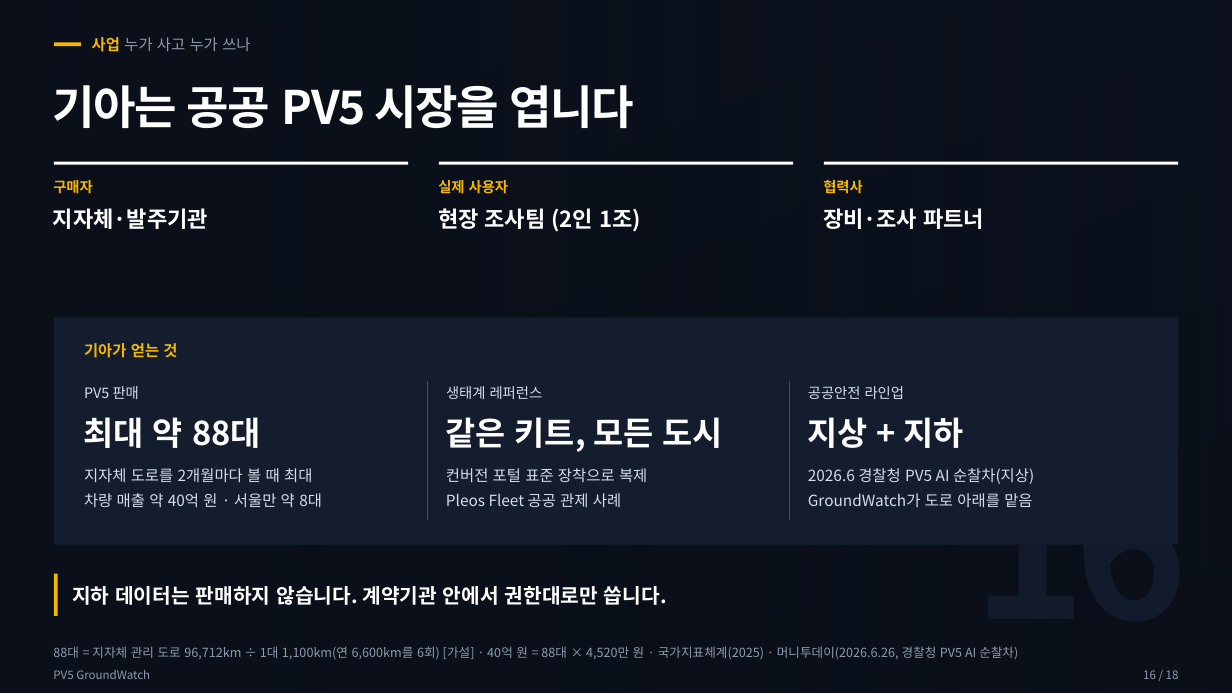
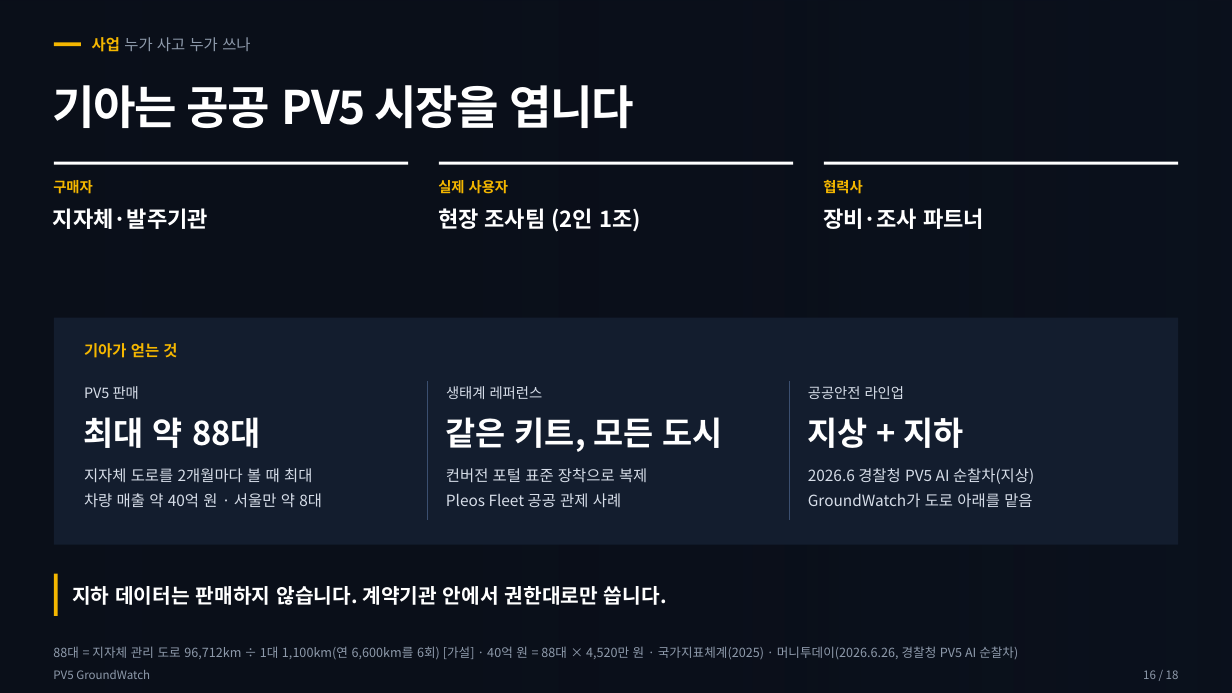
Before and after one commit to woojin-choe/pv5-hose-lab, a slide deck: slide 16 of ppt_all/PV5_GroundWatch_10_26.pptx. Drawn at 1232x693 pixels with LibreOffice and Linux fonts; fonts in the diff are those of the drawing; background and template pictures are left out. Boxes give left, top, right and bottom in pixels: in the first picture for what was removed or moved away, otherwise in the second. Text is boxed around its words. In the diff, an @@ line names an element or a change of style, - is before the commit and + after.

```diff
--- a/ppt_all/PV5_GroundWatch_10_26.pptx
+++ b/ppt_all/PV5_GroundWatch_10_26.pptx
@@ text removed at bbox=[972, 468, 1188, 659] @@
-16
```
Also in this commit, not shown: 12 other slides changed, 17 other files.
